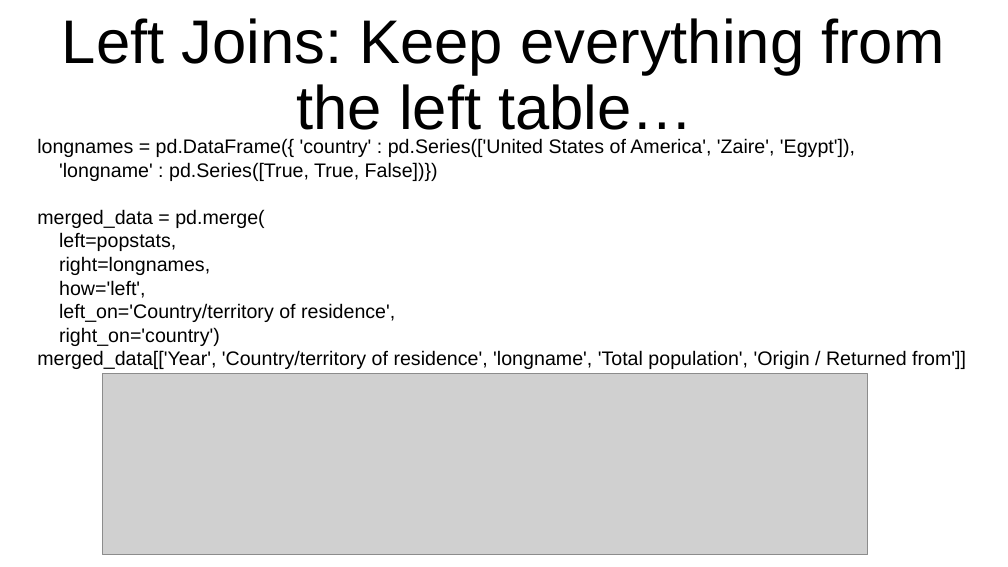
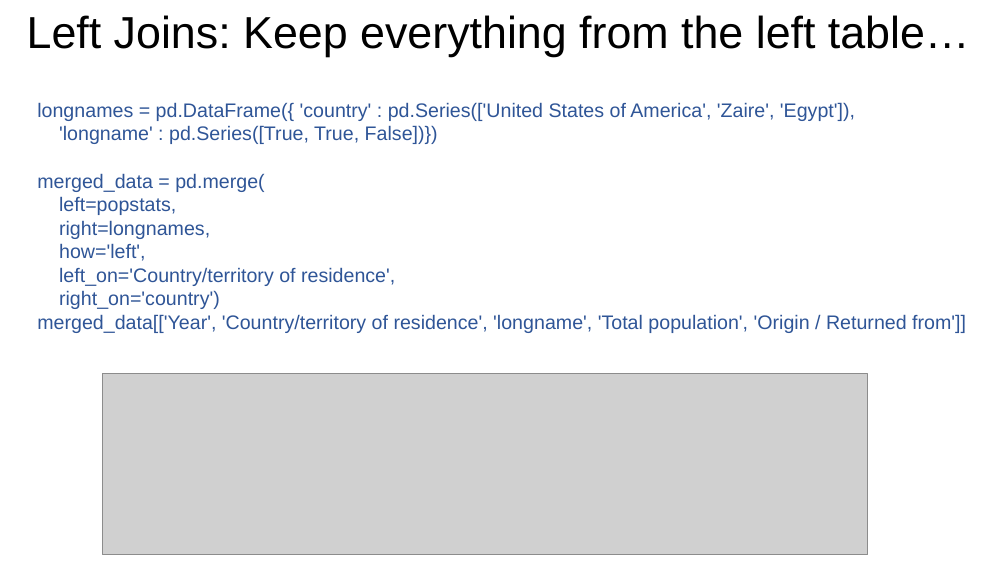
Before and after one commit to bodacea/datascienceforbeginners, a slide deck: slide 27 of Session 05 Cleaning and Exploring.ppt. Drawn at 1008x567 pixels with LibreOffice and Linux fonts; fonts in the diff are those of the drawing; grey boxes stand for pictures. Boxes give left, top, right and bottom in pixels: in the first picture for what was removed or moved away, otherwise in the second. Text is boxed around its words. In the diff, an @@ line names an element or a change of style, - is before the commit and + after.

```diff
--- a/Session 05 Cleaning and Exploring.ppt
+++ b/Session 05 Cleaning and Exploring.ppt
@@ title "Left Joins: Keep everything from ...": place and size @@
-title "Left Joins: Keep everything from ..." at (62,18,944,141)
+title "Left Joins: Keep everything from ..." at (27,15,970,57)
@@ title "Left Joins: Keep everything from ..." at (27,15,970,57): size 44 to 32 pt @@
@@ text "longnames = pd.DataFrame({ 'country' : ...": place and size @@
-text "longnames = pd.DataFrame({ 'country' : ..." at (37,138,966,369)
+text "longnames = pd.DataFrame({ 'country' : ..." at (37,102,966,333)
@@ text "longnames = pd.DataFrame({ 'country' : ..." at (37,102,966,333): text colour #000000 to #2F5597 @@
```
Also in this commit, not shown: 26 other slides changed, 2 slides added, 2 slides removed.
